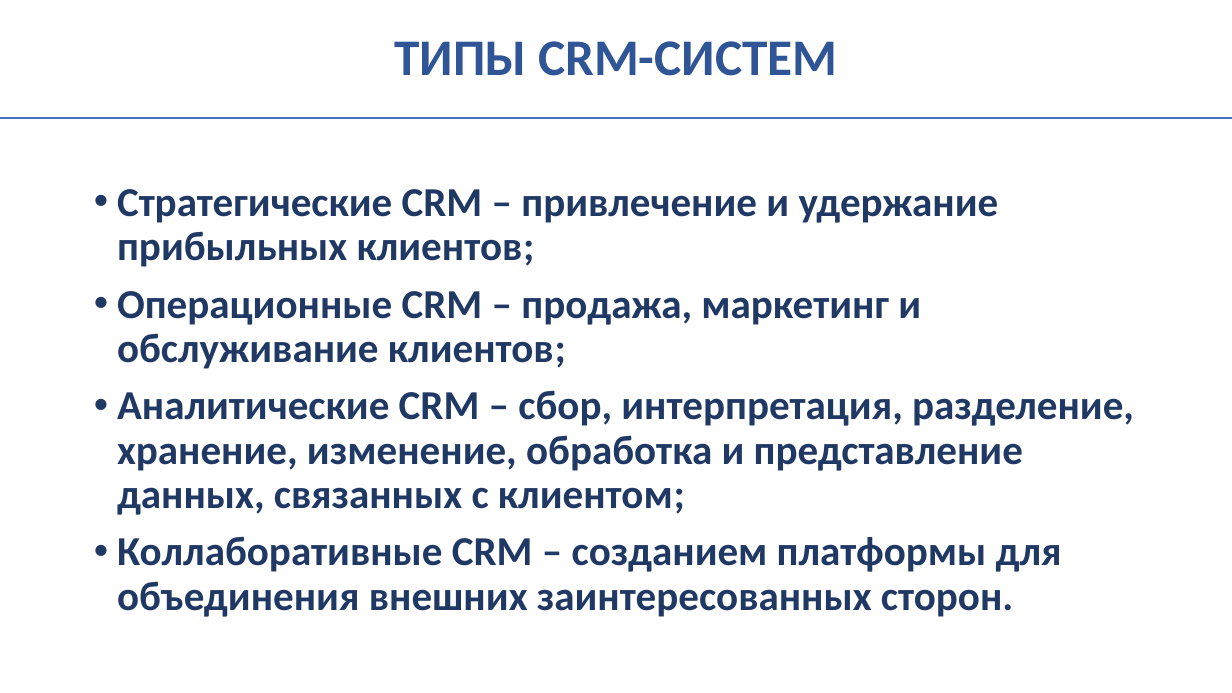
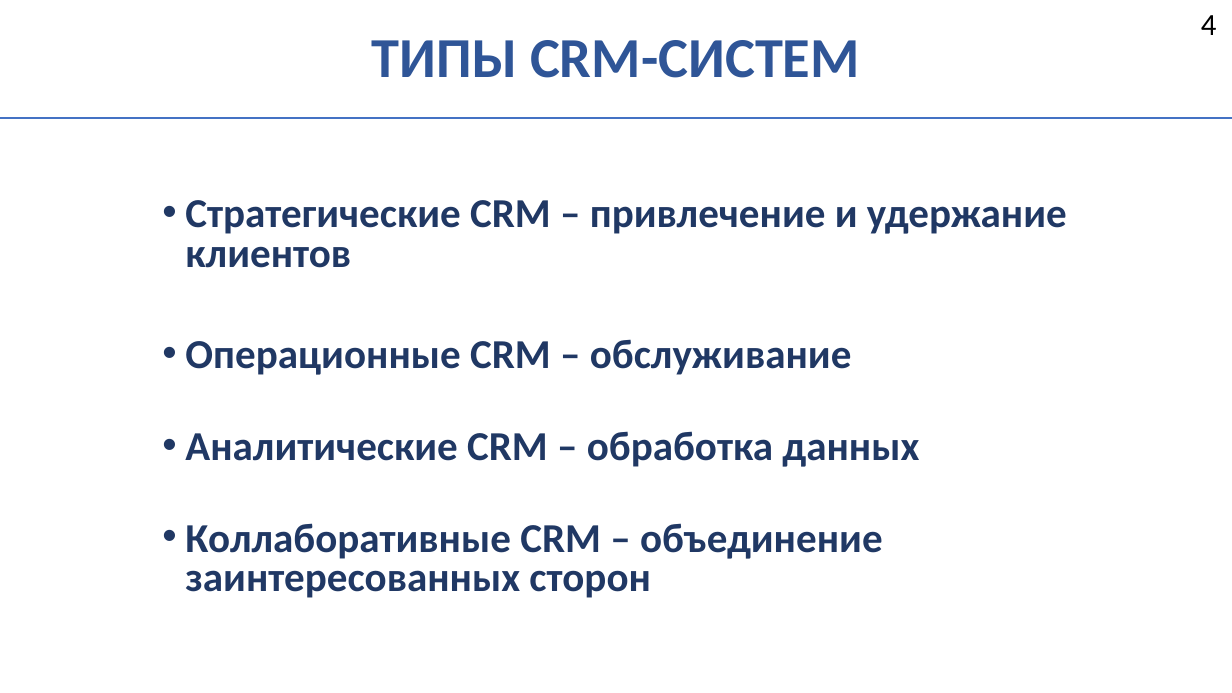
Before and after one commit to LeOneMoe/auto-credit, a slide deck: slide 4 of docs/Presentation.pptx. Drawn at 1232x693 pixels with LibreOffice and Linux fonts; fonts in the diff are those of the drawing. Boxes give left, top, right and bottom in pixels: in the first picture for what was removed or moved away, otherwise in the second. Text is boxed around its words. In the diff, an @@ line names an element or a change of style, - is before the commit and + after.

```diff
--- a/docs/Presentation.pptx
+++ b/docs/Presentation.pptx
@@ title "ТИПЫ CRM-СИСТЕМ" at bbox=[372, 40, 860, 78]: size 40 to 44 pt @@
@@ text added at bbox=[1201, 15, 1217, 35], 24 pt, text #000000 @@
+4
@@ text at bbox=[185, 200, 1067, 598]: text changed @@
-• Стратегические CRM – привлечение и удержание прибыльных клиентов;
-• Операционные CRM – продажа, маркетинг и обслуживание клиентов;
-• Аналитические CRM – сбор, интерпретация, разделение, хранение, изменение, обработка и представление данных, связанных с клиентом;
-• Коллаборативные CRM – созданием платформы для объединения внешних заинтересованных сторон.
+• Стратегические CRM – привлечение и удержание клиентов
+• Операционные CRM – обслуживание
+• Аналитические CRM – обработка данных
+• Коллаборативные CRM – объединение заинтересованных сторон
```
Also in this commit, not shown: 15 other slides changed, 2 slides added, 1 slide removed, 1 other file.
